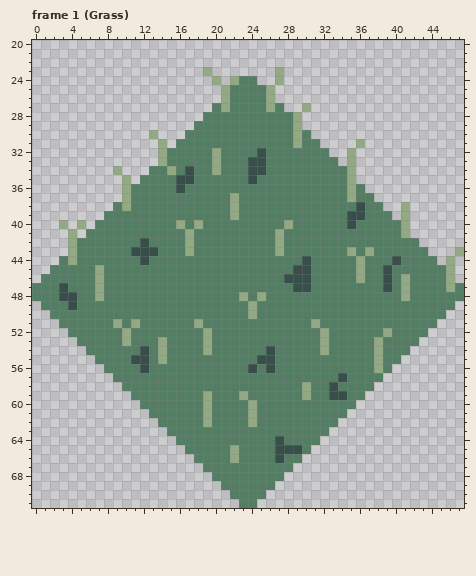
Pixel-art file, stored at bleed-client/asesprite/Tiles-2.aseprite. The first picture shows the starting point.
48x72 pixels, 25 frames. Shown: frame 1 (Grass): x 0..47, y 20..71. The commit also changed other frames, which this record leaves out.
The same view after the edit:
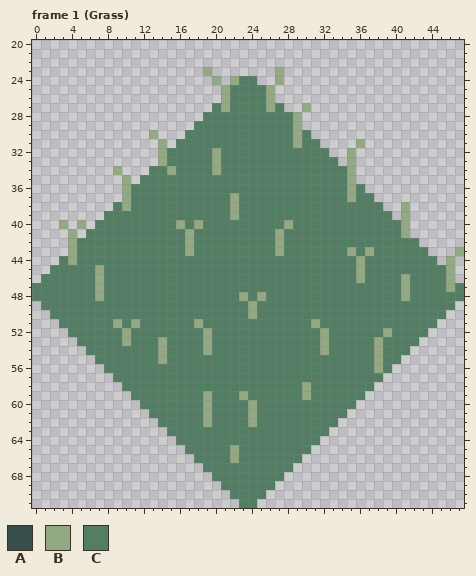
Palette (. is transparent): A #374e4a  B #92a984  C #547e64
Diff:
--- frame 1 (Grass), layer "Diffuse"
@@ x 0..47 @@
 31 ..............B.CCCCCCCCCCCCCBCC....B...........
-32 ..............BCCCCCBCCCCACCCCCCC..B............
-33 ..............BCCCCCBCCCAACCCCCCCC.B............
-34 .........B...CCBCACCBCCCAACCCCCCCCCB............
-35 ..........B.CCCCAACCCCCCACCCCCCCCCCB............
-36 ..........BCCCCCACCCCCCCCCCCCCCCCCCBC...........
+32 ..............BCCCCCBCCCCCCCCCCCC..B............
+33 ..............BCCCCCBCCCCCCCCCCCCC.B............
+34 .........B...CCBCCCCBCCCCCCCCCCCCCCB............
+35 ..........B.CCCCCCCCCCCCCCCCCCCCCCCB............
+36 ..........BCCCCCCCCCCCCCCCCCCCCCCCCBC...........
 37 ..........BCCCCCCCCCCCBCCCCCCCCCCCCBCC..........
-38 .........CBCCCCCCCCCCCBCCCCCCCCCCCCCACC..B......
-39 ........CCCCCCCCCCCCCCBCCCCCCCCCCCCAACCC.B......
-40 ...B.B.CCCCCCCCCBCBCCCCCCCCCBCCCCCCACCCCCB......
+38 .........CBCCCCCCCCCCCBCCCCCCCCCCCCCCCC..B......
+39 ........CCCCCCCCCCCCCCBCCCCCCCCCCCCCCCCC.B......
+40 ...B.B.CCCCCCCCCBCBCCCCCCCCCBCCCCCCCCCCCCB......
 41 ....B.CCCCCCCCCCCBCCCCCCCCCBCCCCCCCCCCCCCB......
-42 ....BCCCCCCCACCCCBCCCCCCCCCBCCCCCCCCCCCCCCC.....
-43 ....BCCCCCCAAACCCBCCCCCCCCCBCCCCCCCBCBCCCCCC...B
-44 ...CBCCCCCCCACCCCCCCCCCCCCCCCCACCCCCBCCCACCCC.B.
-45 ..CCCCCBCCCCCCCCCCCCCCCCCCCCCAACCCCCBCCACCCCCCB.
-46 .CCCCCCBCCCCCCCCCCCCCCCCCCCCAAACCCCCBCCACBCCCCB.
-47 CCCACCCBCCCCCCCCCCCCCCCCCCCCCAACCCCCCCCACBCCCCBC
-48 CCCAACCBCCCCCCCCCCCCCCCBCBCCCCCCCCCCCCCCCBCCCCCC
-49 .CCCACCCCCCCCCCCCCCCCCCCBCCCCCCCCCCCCCCCCCCCCCC.
+42 ....BCCCCCCCCCCCCBCCCCCCCCCBCCCCCCCCCCCCCCC.....
+43 ....BCCCCCCCCCCCCBCCCCCCCCCBCCCCCCCBCBCCCCCC...B
+44 ...CBCCCCCCCCCCCCCCCCCCCCCCCCCCCCCCCBCCCCCCCC.B.
+45 ..CCCCCBCCCCCCCCCCCCCCCCCCCCCCCCCCCCBCCCCCCCCCB.
+46 .CCCCCCBCCCCCCCCCCCCCCCCCCCCCCCCCCCCBCCCCBCCCCB.
+47 CCCCCCCBCCCCCCCCCCCCCCCCCCCCCCCCCCCCCCCCCBCCCCBC
+48 CCCCCCCBCCCCCCCCCCCCCCCBCBCCCCCCCCCCCCCCCBCCCCCC
+49 .CCCCCCCCCCCCCCCCCCCCCCCBCCCCCCCCCCCCCCCCCCCCCC.
 50 ..CCCCCCCCCCCCCCCCCCCCCCBCCCCCCCCCCCCCCCCCCCCC..
@@ x 9..36 @@
 53 CBCCCBCCCCBCCCCCCCCCCCCBCCCC
-54 CCCACBCCCCBCCCCCCACCCCCBCCCC
-55 CCAACBCCCCCCCCCCAACCCCCCCCCC
-56 CCCACCCCCCCCCCCACACCCCCCCCCC
-57 CCCCCCCCCCCCCCCCCCCCCCCCCACC
-58 .CCCCCCCCCCCCCCCCCCCCBCCACCC
-59 ..CCCCCCCCBCCCBCCCCCCBCCAACC
+54 CCCCCBCCCCBCCCCCCCCCCCCBCCCC
+55 CCCCCBCCCCCCCCCCCCCCCCCCCCCC
+56 CCCCCCCCCCCCCCCCCCCCCCCCCCCC
+57 CCCCCCCCCCCCCCCCCCCCCCCCCCCC
+58 .CCCCCCCCCCCCCCCCCCCCBCCCCCC
+59 ..CCCCCCCCBCCCBCCCCCCBCCCCCC
 60 ...CCCCCCCBCCCCBCCCCCCCCCCC.
@@ x 25..31 @@
 63 CCCCCCC
-64 CCACCCC
-65 CCAAAC.
-66 CCACC..
+64 CCCCCCC
+65 CCCCCC.
+66 CCCCC..
 67 CCCC...
